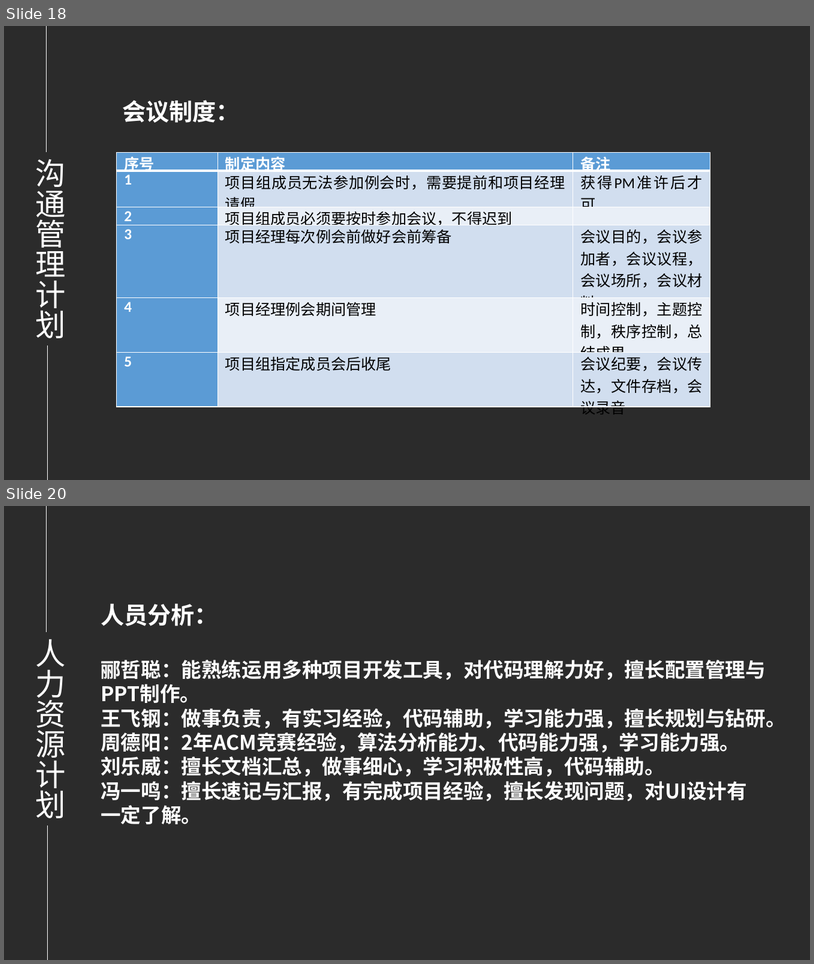
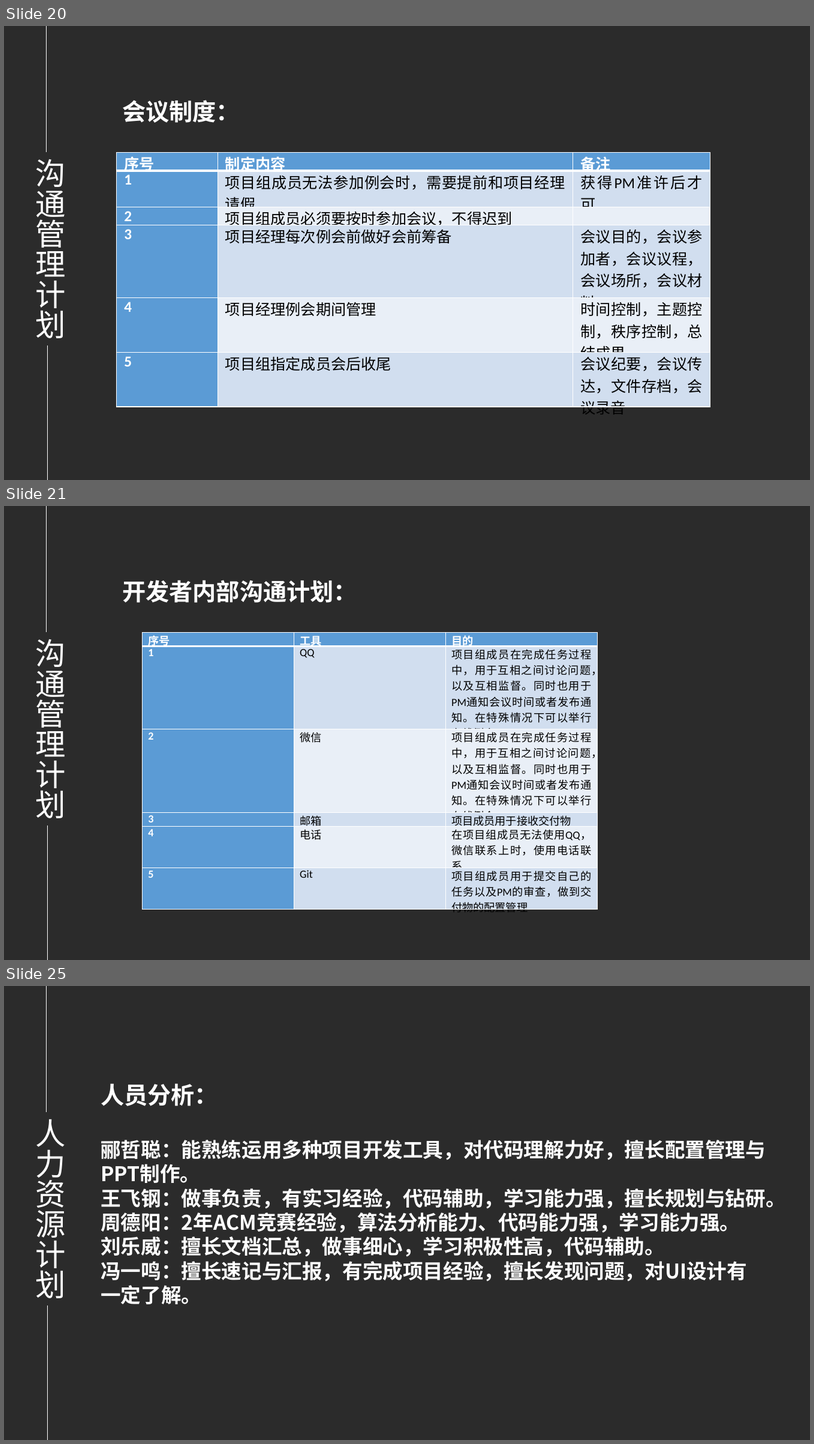
Before and after one commit to PRD-2018-G04/PRD-2018-G04, a slide deck: G04项目组/受控文档/项目计划/PRD2018-G04-需求工程项目计划PPT.pptx. Shown one above the other, each under a label of ours: slides 18 and 20 before the commit, slides 20, 21 and 25 after it; the slides between them are not shown. The pictures are 814x964 and 814x1444 pixels, drawn with LibreOffice and Linux fonts; fonts in the diff are those of the drawing; background and template pictures are left out; a plain dark background stands for a picture behind light text. Boxes give left, top, right and bottom in pixels: in the first picture for what was removed or moved away, otherwise in the second. Text is boxed around its words. In the diff, an @@ line names an element or a change of style, - is before the commit and + after.

```diff
--- a/G04项目组/受控文档/项目计划/PRD2018-G04-需求工程项目计划PPT.pptx
+++ b/G04项目组/受控文档/项目计划/PRD2018-G04-需求工程项目计划PPT.pptx
@@ slide 21 added at bbox=[4, 506, 810, 960], background picture (left out) @@
@@ line added from (46, 506) to (46, 633), #FFFFFF 0.5 pt @@
@@ text added at bbox=[122, 580, 357, 603], 28 pt, text #FFFFFF, bold @@
+开发者内部沟通计划：
@@ text added at bbox=[35, 639, 65, 818], 36 pt, text #FFFFFF @@
+沟通管理计划
@@ table added at bbox=[143, 633, 598, 915], 6 rows, 3 columns @@
+序号 | 工具 | 目的
+1 | QQ | 项目组成员在完成任务过程中，用于互相之间讨论问题，以及互相监督。同时也用于PM通知会议时间或者发布通知。在特殊情况下可以举行在线例会
+2 | 微信 | 项目组成员在完成任务过程中，用于互相之间讨论问题，以及互相监督。同时也用于PM通知会议时间或者发布通知。在特殊情况下可以举行在线例会。
+3 | 邮箱 | 项目成员用于接收交付物
+4 | 电话 | 在项目组成员无法使用QQ，微信联系上时，使用电话联系
+5 | Git | 项目组成员用于提交自己的任务以及PM的审查，做到交付物的配置管理
@@ line added from (48, 825) to (48, 960), #FFFFFF 0.5 pt @@
@@ what was slide 18 is now slide 20 @@
@@ what was slide 20 is now slide 25 @@
```
Also in this commit, not shown: 8 slides changed, 7 other slides added, 1 slide removed, 23 other files.
